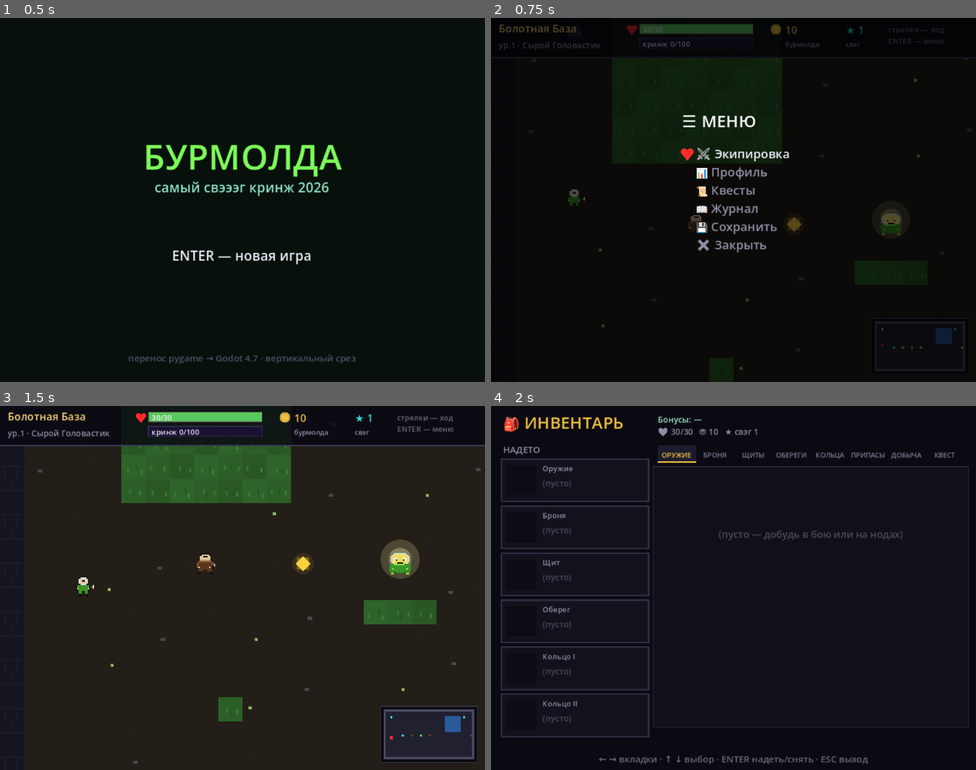
Above: before the commit, frames 1-4 (two rows, left to right).
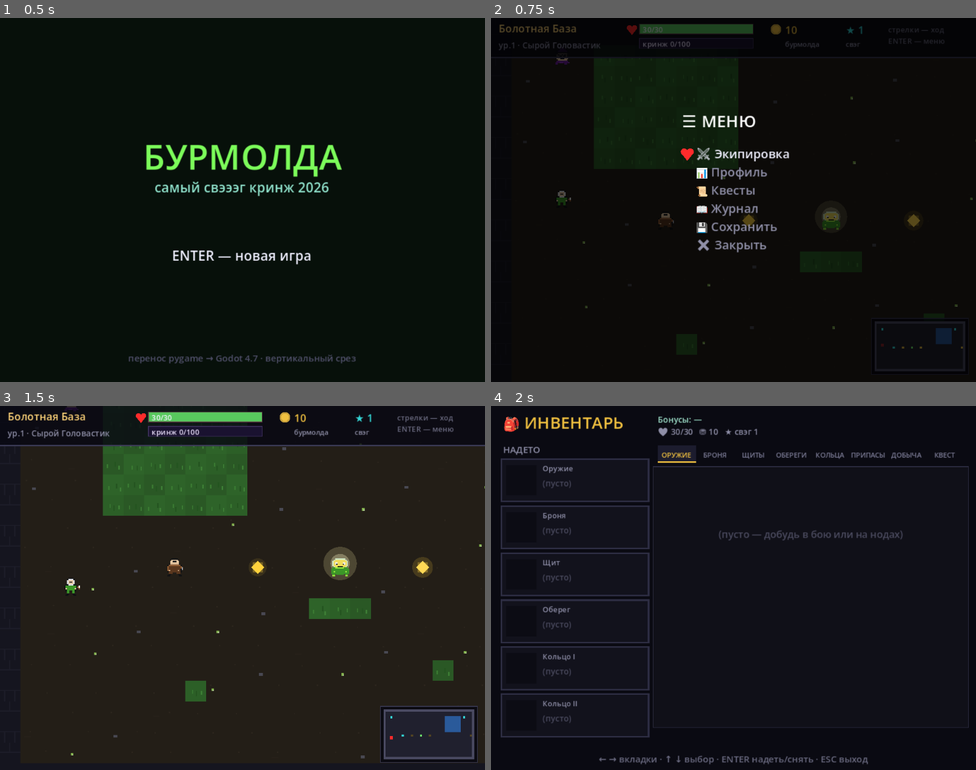
Above: after the commit, the same moments.

Repository: Arkorij/NewBurmolda
Game: Godot game, scene res://scenes/Main.tscn
Two runs of this game, one before a commit and one after it. Both use one fixed random seed, a clock stepped at 60 frames per second and the inputs below.
Inputs:
- Up to frame 1 (0.5 s): no input
- Up to frame 2 (0.75 s): tap Enter (ui_accept) at 0.5 s; hold Right (ui_right) from 0.53 s (still down); hold Enter (ui_accept) from 0.53 s (still down); tap C at 0.6 s
- Up to frame 3 (1.5 s): release Right (ui_right) at 1.28 s; release Enter (ui_accept) at 1.28 s; hold Down (ui_down) from 1.28 s (still down); tap Enter (ui_accept) at 1.35 s
- Up to frame 4 (2 s): keep holding Down (ui_down); tap Enter (ui_accept) at 1.52, 1.82 s; tap C at 1.55 s

Frame 1 is identical in both runs. In frame 2, 1.2% of the frame differs, in the area x 13-100%, y 11-98%; in frame 3, 7.6%, in the area x 6-100%, y 0-99%; in frame 4, nothing differs.

Commit message:
Растянуть игру под любое соотношение сторон окна, камеру — чуть дальше
Игра была заперта в 4:3 (stretch aspect=keep, чёрные полосы) и слишком
близком зуме x2. Теперь aspect=expand: окно свободно тянется (минимум
640x480), надмир показывает больше мира (лимиты камеры от размера окна),
HUD — на всю ширину, миникарта — в настоящем углу окна. Экранные сцены
(бой/диалоги/инвентарь/шахта/постер/мини-игры/журналы/меню) свёрстаны в
базовой рамке 640x480 и центрируются новым ScreenFit с фоном на всё окно —
дыр по краям нет; тряска арены и лучи постера учитывают новую геометрию.
Зум камеры смягчён до x1.7 — обзор шире, но не «мелко». Правило для новых
экранов записано в ГРАБЛИ.md; скриншотер снимает контрольные кадры 16:9.

Co-authored-by: Tonics42 <artembigrussia@gmail.com>

Diff:
--- a/project.godot
+++ b/project.godot
@@ -17,8 +17,9 @@
 window/size/viewport_height=480
 window/size/window_width_override=1280
 window/size/window_height_override=960
+window/size/resizable=true
 window/stretch/mode="canvas_items"
-window/stretch/aspect="keep"
+window/stretch/aspect="expand"
 
 [rendering]
 renderer/rendering_method="gl_compatibility"
--- a/scripts/scenes/battle_scene.gd
+++ b/scripts/scenes/battle_scene.gd
@@ -176,6 +176,7 @@
 
 
 func _ready() -> void:
+    ScreenFit.attach(self)          # контент 640x480 центруется в окне любого формата
     player = GameState.player
     battle = Battle.new(player, boss_key, enemy, danger)
     _init_fight_ai()
@@ -528,7 +529,10 @@
 func _process(delta: float) -> void:
     if _shake > 0.0:
         _shake = maxf(0.0, _shake - 26.0 * delta)
-        position = Vector2(randf_range(-1.0, 1.0), randf_range(-1.0, 1.0)) * _shake
+        position = ScreenFit.offset(self) \
+                + Vector2(randf_range(-1.0, 1.0), randf_range(-1.0, 1.0)) * _shake
+    elif position != ScreenFit.offset(self):
+        position = ScreenFit.offset(self)    # после тряски — назад в центр окна
     elif position != Vector2.ZERO:
         position = Vector2.ZERO
     _evade_t = maxf(0.0, _evade_t - delta)
@@ -830,7 +834,7 @@
 
 # ─────────────── отрисовка ───────────────
 func _draw() -> void:
-    draw_rect(Rect2(0, 0, 640, 480), Color("#0a0a12"), true)
+    ScreenFit.backdrop(self, Color("#0a0a12"))
     var ekey: String = boss_key if (boss_key != null and Sprites.has(boss_key)) else Sprites.mob_key(battle.ename)
     Sprites.draw_grid(self, Rect2(268, 44, 104, 96), ekey)
     if phase != Phase.BULLETS:
@@ -881,4 +885,4 @@
 
 func _draw_flash() -> void:
     if _hitflash > 0.0:
-        draw_rect(Rect2(0, 0, 640, 480), Color(1, 1, 1, _hitflash * 2.2), true)
+        ScreenFit.backdrop(self, Color(1, 1, 1, _hitflash * 2.2))
--- a/scripts/scenes/blacksmith_scene.gd
+++ b/scripts/scenes/blacksmith_scene.gd
@@ -15,10 +15,7 @@
 
 func _ready() -> void:
     player = GameState.player
-    var bg := ColorRect.new()
-    bg.color = Color("#120c0a")
-    bg.set_anchors_preset(Control.PRESET_FULL_RECT)
-    add_child(bg)
+    ScreenFit.attach(self, Color("#120c0a"))
     _lbl("🔨 КУЗНЕЦ", 24, Vector2(24, 20), 400, HORIZONTAL_ALIGNMENT_LEFT, Color("#f0997b"))
     speech = _lbl("«Гляди, што выковал. Дорого. Куёт — не гладит.»", 15,
                   Vector2(24, 60), 592, HORIZONTAL_ALIGNMENT_LEFT, Color("#f5c4b3"))
--- a/scripts/scenes/dungeon_scene.gd
+++ b/scripts/scenes/dungeon_scene.gd
@@ -85,6 +85,7 @@
 
 
 func _ready() -> void:
+    ScreenFit.attach(self)
     font = ThemeDB.fallback_font
     info = Label.new()
     info.position = Vector2(12, 6)
@@ -601,7 +602,7 @@
 
 
 func _draw() -> void:
-    draw_rect(Rect2(0, 0, 640, 480), Color("#0b0810"), true)
+    ScreenFit.backdrop(self, Color("#0b0810"))
     if st.is_empty():
         return
     var pal := _pal()
--- a/scripts/scenes/echo_scene.gd
+++ b/scripts/scenes/echo_scene.gd
@@ -20,6 +20,7 @@
 
 
 func _ready() -> void:
+    ScreenFit.attach(self)
     _lbl("🎵 ЭХО БОЛОТА", 26, 66, Color("#35d6d6"))
     info_lbl = _lbl("Смотри и повторяй эхо стрелками.", 15, 396, Color("#9090a8"))
     set_process(true)
@@ -111,7 +112,7 @@
 
 
 func _draw() -> void:
-    draw_rect(Rect2(0, 0, 640, 480), Color("#0a1014"), true)
+    ScreenFit.backdrop(self, Color("#0a1014"))
     for k in PADS:
         var col := Color("#35d6d6") if flash == k else Color("#183038")
         draw_rect(PADS[k], col, true)
--- a/scripts/scenes/gather_scene.gd
+++ b/scripts/scenes/gather_scene.gd
@@ -20,6 +20,7 @@
 
 
 func _ready() -> void:
+    ScreenFit.attach(self)
     info = DataDB.node_info.get(node_type, {})
     res_list = info.get("resources", [])
     title_lbl = _lbl("%s  %s" % [info.get("emoji", ""), info.get("title", "ДОБЫЧА")], 26, 90, Color("#f0c040"))
@@ -104,7 +105,7 @@
 
 
 func _draw() -> void:
-    draw_rect(Rect2(0, 0, 640, 480), Color("#0a0a12"), true)
+    ScreenFit.backdrop(self, Color("#0a0a12"))
     if phase == "summary":
         return
     draw_rect(BAR, Color("#222232"), true)
--- a/scripts/scenes/inventory_scene.gd
+++ b/scripts/scenes/inventory_scene.gd
@@ -38,6 +38,7 @@
 
 
 func _ready() -> void:
+    ScreenFit.attach(self)
     player = GameState.player
     font = ThemeDB.fallback_font
     set_process_unhandled_input(true)
@@ -177,7 +178,7 @@
 
 
 func _draw() -> void:
-    draw_rect(Rect2(0, 0, 640, 480), Color("#0a0a12"), true)
+    ScreenFit.backdrop(self, Color("#0a0a12"))
     draw_string(font, Vector2(16, 30), "🎒 ИНВЕНТАРЬ",
                 HORIZONTAL_ALIGNMENT_LEFT, -1, 22, Color("#f0c040"))
     _draw_summary()
--- a/scripts/scenes/journal_scene.gd
+++ b/scripts/scenes/journal_scene.gd
@@ -10,10 +10,7 @@
 
 func _ready() -> void:
     facts = DataDB.phrase("SWAMP_FACTS")
-    var bg := ColorRect.new()
-    bg.color = Color("#07100a")
-    bg.set_anchors_preset(Control.PRESET_FULL_RECT)
-    add_child(bg)
+    ScreenFit.attach(self, Color("#07100a"))
     _lbl("📖 ЖУРНАЛ БОЛОТА", 24, Vector2(0, 40), Color("#8fe1cb"))
     body = _lbl("", 17, Vector2(0, 170), Color("#dfe7ef"))
     body.size = Vector2(560, 200)
--- a/scripts/scenes/main.gd
+++ b/scripts/scenes/main.gd
@@ -3,6 +3,11 @@
 ## иначе (пока каркас) печатает статус загруженных данных.
 
 func _ready() -> void:
+    # окно свободно растягивается (stretch=expand), но не меньше базовой рамки
+    # вёрстки 640x480 — иначе экранам не хватит места
+    get_window().min_size = Vector2i(640, 480)
+    # за краями карт/рамок в широком окне виден clear color — пусть будет тёмным
+    RenderingServer.set_default_clear_color(Color("#0b0a10"))
     if "--test" in OS.get_cmdline_user_args():
         get_tree().call_deferred("change_scene_to_file", "res://tests/TestRunner.tscn")
         return
--- a/scripts/scenes/npc_scene.gd
+++ b/scripts/scenes/npc_scene.gd
@@ -35,6 +35,7 @@
 
 
 func _ready() -> void:
+    ScreenFit.attach(self)
     cfg = DataDB.npcs[kind]
     player = GameState.player
     options_data = cfg.get("options", [])
@@ -115,7 +116,7 @@
 
 
 func _draw() -> void:
-    draw_rect(Rect2(0, 0, 640, 480), Color("#0a0a12"), true)
+    ScreenFit.backdrop(self, Color("#0a0a12"))
     draw_rect(Rect2(20, 56, 128, 128), Color("#14141f"), true)
     Sprites.draw_npc(self, Rect2(24, 60, 120, 120), kind)
 
--- a/scripts/scenes/overworld.gd
+++ b/scripts/scenes/overworld.gd
@@ -16,7 +16,7 @@
 var cam: Camera2D
 var hud: HudPanel                # верхняя панель: HP/кринж-полосы, бурмолда, свэг
 var minimap: Minimap             # миникарта локации (правый нижний угол)
-const CAM_ZOOM := 2.0            # приближение камеры (тайлы 16px → видимые 32px)
+const CAM_ZOOM := 1.7            # приближение камеры (тайлы видимые ~27px)
 var overlay: CanvasLayer
 var mobs: Array = []             # видимые ходячие мобы: [{pos: Vector2i, enemy: [...]}]
 var wanderers: Array = []        # блуждающие NPC: [{pos: Vector2i, kind: String}]
@@ -56,7 +56,15 @@
     if lid == null or not DataDB.locations.has(lid):
         lid = DataDB.loc_index.get("start", "base")
     load_location(lid)
+    get_viewport().size_changed.connect(_on_viewport_resized)
     set_process_unhandled_input(true)
+
+
+func _on_viewport_resized() -> void:
+    ## Окно растянули — пересчитать лимиты камеры под новую видимую область.
+    if not grid.is_empty():
+        _update_camera()
+        queue_redraw()
 
 
 func load_location(id: String, from_id := "") -> void:
@@ -518,11 +526,7 @@
 func _open_menu() -> void:
     busy = true
     var panel := Control.new()
-    panel.set_anchors_preset(Control.PRESET_FULL_RECT)
-    var dim := ColorRect.new()
-    dim.color = Color(0, 0, 0, 0.66)
-    dim.set_anchors_preset(Control.PRESET_FULL_RECT)
-    panel.add_child(dim)
+    ScreenFit.attach(panel, Color(0, 0, 0, 0.66))   # затемнение на всё окно
     var title := Label.new()
     title.text = "☰ МЕНЮ"
     title.position = Vector2(252, 120)
@@ -607,9 +611,11 @@
 # ─────────────── камера / HUD ───────────────
 func _update_camera() -> void:
     cam.position = Vector2(ppos.x * TILE + TILE * 0.5, ppos.y * TILE + TILE * 0.5)
-    # карта меньше видимой области (из-за зума) — центрируем её, а не липнем к углу
-    var vw := 640.0 / CAM_ZOOM
-    var vh := 480.0 / CAM_ZOOM
+    # карта меньше видимой области (зум/широкое окно) — центрируем, а не липнем к углу;
+    # размер видимой области берём из окна (stretch=expand, любое соотношение сторон)
+    var vs := get_viewport_rect().size
+    var vw := vs.x / CAM_ZOOM
+    var vh := vs.y / CAM_ZOOM
     var mw := float(int(grid[0].length()) * TILE)
     var mh := float(grid.size() * TILE)
     if mw < vw:
--- a/scripts/scenes/overworld_debug.gd
+++ b/scripts/scenes/overworld_debug.gd
@@ -151,11 +151,7 @@
 # ─────────────── общий UI-хелпер (полупрозрачная панель + заголовок) ───────────────
 static func _panel(title_text: String) -> Control:
     var panel := Control.new()
-    panel.set_anchors_preset(Control.PRESET_FULL_RECT)
-    var dim := ColorRect.new()
-    dim.color = Color(0, 0, 0, 0.8)
-    dim.set_anchors_preset(Control.PRESET_FULL_RECT)
-    panel.add_child(dim)
+    ScreenFit.attach(panel, Color(0, 0, 0, 0.8))    # затемнение на всё окно
     var title := Label.new()
     title.text = title_text
     title.position = Vector2(70, 52)
--- a/scripts/scenes/poster_scene.gd
+++ b/scripts/scenes/poster_scene.gd
@@ -14,6 +14,7 @@
 
 
 func _ready() -> void:
+    ScreenFit.attach(self)
     set_process(true)
     set_process_unhandled_input(true)
 
@@ -24,20 +25,23 @@
 
 
 func _draw() -> void:
-    # ── фон: почти чёрный с тёмным градиентом цвета босса ──
-    draw_rect(Rect2(0, 0, 640, 480), Color("#050308"), true)
+    # ── фон: почти чёрный с тёмным градиентом цвета босса (на всё окно) ──
+    ScreenFit.backdrop(self, Color("#050308"))
+    var vs := get_viewport_rect().size
     for i in range(6):
         var a := 0.05 - i * 0.007
-        draw_rect(Rect2(0, 90 + i * 40, 640, 40), Color(color.r, color.g, color.b, maxf(a, 0.0)), true)
+        draw_rect(Rect2(-position.x, 90 + i * 40, vs.x, 40),
+                  Color(color.r, color.g, color.b, maxf(a, 0.0)), true)
 
-    # ── вращающиеся лучи из центра ──
+    # ── вращающиеся лучи из центра (длина — до краёв любого окна) ──
     var c := Vector2(320, 208)
+    var ray := maxf(vs.x, vs.y) * 0.72
     for k in range(10):
         var a0 := _t * 0.35 + k * TAU / 10.0
         var pts := PackedVector2Array([
             c,
-            c + Vector2.from_angle(a0) * 340.0,
-            c + Vector2.from_angle(a0 + 0.14) * 340.0])
+            c + Vector2.from_angle(a0) * ray,
+            c + Vector2.from_angle(a0 + 0.14) * ray])
         draw_colored_polygon(pts, Color(color.r, color.g, color.b, 0.05))
 
     # ── пульсирующий ореол + тень-постамент ──
--- a/scripts/scenes/questlog_scene.gd
+++ b/scripts/scenes/questlog_scene.gd
@@ -6,10 +6,7 @@
 
 func _ready() -> void:
     var p := GameState.player
-    var bg := ColorRect.new()
-    bg.color = Color("#0a0a12")
-    bg.set_anchors_preset(Control.PRESET_FULL_RECT)
-    add_child(bg)
+    ScreenFit.attach(self, Color("#0a0a12"))
     _lbl("📜 КВЕСТЫ", 24, Vector2(24, 20), 400, HORIZONTAL_ALIGNMENT_LEFT, Color("#f0c040"))
     var lines: Array = [Quests.main_goal(p), ""]
     if p.quests.is_empty():
--- a/scripts/scenes/title.gd
+++ b/scripts/scenes/title.gd
@@ -6,10 +6,7 @@
 
 func _ready() -> void:
     font = ThemeDB.fallback_font
-    var bg := ColorRect.new()
-    bg.color = Color("#07100a")
-    bg.set_anchors_preset(Control.PRESET_FULL_RECT)
-    add_child(bg)
+    ScreenFit.attach(self, Color("#07100a"))   # фон на всё окно, контент по центру
     _big(DataDB.balance.get("GAME_TITLE", "БУРМОЛДА"), 46, 150, Color("#7CFC5A"))
     _big(DataDB.balance.get("GAME_SUBTITLE", "самый свэг кринж"), 18, 210, Color("#8fe1cb"))
     _big("ENTER — новая игра", 18, 300, Color("#f0f0ff"))
--- a/scripts/ui/hud.gd
+++ b/scripts/ui/hud.gd
@@ -11,7 +11,7 @@
 
 
 func _ready() -> void:
-    size = Vector2(640, H + 20)
+    set_anchors_preset(Control.PRESET_FULL_RECT)   # окно любой ширины
     mouse_filter = Control.MOUSE_FILTER_IGNORE
 
 
@@ -38,10 +38,11 @@
 func _draw() -> void:
     var font := ThemeDB.fallback_font
     var p := GameState.player
+    var vw := get_viewport_rect().size.x
 
-    # подложка + нижняя каёмка
-    draw_rect(Rect2(0, 0, 640, H), Color(0.03, 0.03, 0.07, 0.82), true)
-    draw_line(Vector2(0, H), Vector2(640, H), Color("#3a3a55"), 2.0)
+    # подложка + нижняя каёмка — на всю ширину окна
+    draw_rect(Rect2(0, 0, vw, H), Color(0.03, 0.03, 0.07, 0.82), true)
+    draw_line(Vector2(0, H), Vector2(vw, H), Color("#3a3a55"), 2.0)
 
     # ── локация + ранг/уровень (слева) ──
     draw_string(font, Vector2(10, 19), loc_name,
@@ -83,10 +84,10 @@
     draw_string(font, Vector2(sx, 38), "свэг",
                 HORIZONTAL_ALIGNMENT_LEFT, -1, 9, Color("#8f8fa8"))
 
-    # ── подсказка управления (справа) ──
-    draw_string(font, Vector2(524, 19), "стрелки — ход",
+    # ── подсказка управления (прижата к правому краю окна) ──
+    draw_string(font, Vector2(vw - 116.0, 19), "стрелки — ход",
                 HORIZONTAL_ALIGNMENT_LEFT, 112, 10, Color("#6a6a80"))
-    draw_string(font, Vector2(524, 34), "ENTER — меню",
+    draw_string(font, Vector2(vw - 116.0, 34), "ENTER — меню",
                 HORIZONTAL_ALIGNMENT_LEFT, 112, 10, Color("#6a6a80"))
 
     # ── тост-сообщение под панелью ──
--- a/scripts/ui/minimap.gd
+++ b/scripts/ui/minimap.gd
@@ -41,7 +41,8 @@
     var cell := clampf(minf(MAX_W / float(gw), MAX_H / float(gh)), 1.0, 3.0)
     var pw := float(gw) * cell
     var ph := float(gh) * cell
-    var origin := Vector2(640.0 - pw - PAD - 10.0, 480.0 - ph - PAD - 10.0)
+    var vs := get_viewport_rect().size
+    var origin := Vector2(vs.x - pw - PAD - 10.0, vs.y - ph - PAD - 10.0)
     # подложка + рамка
     draw_rect(Rect2(origin - Vector2(PAD, PAD), Vector2(pw + PAD * 2, ph + PAD * 2)),
               Color(0.02, 0.02, 0.06, 0.78), true)
--- /dev/null
+++ b/scripts/ui/screen_fit.gd
@@ -0,0 +1,50 @@
+extends Node
+class_name ScreenFit
+## Адаптация UI-экранов к ЛЮБОМУ соотношению сторон окна (stretch = expand):
+## контент экрана свёрстан в базовой рамке 640x480 — ScreenFit центрует её в
+## окне и (опционально) держит фоновый ColorRect на ВСЁ окно, чтобы по краям
+## не было дыр. Использование: ScreenFit.attach(self, Color("#0a0a12")) в
+## _ready сцены; сцены, рисующие фон сами в _draw, зовут attach(self) без
+## цвета и ScreenFit.backdrop(self, цвет) первым делом в _draw.
+
+const BASE := Vector2(640, 480)      # базовая рамка вёрстки всех экранов
+
+var root: Control
+var bg: ColorRect = null
+
+
+static func attach(r: Control, bg_col := Color(0, 0, 0, 0)) -> ScreenFit:
+    var f := ScreenFit.new()
+    f.root = r
+    if bg_col.a > 0.0:
+        f.bg = ColorRect.new()
+        f.bg.color = bg_col
+        r.add_child(f.bg)
+        r.move_child(f.bg, 0)
+    r.add_child(f)
+    return f
+
+
+static func offset(ctrl: Control) -> Vector2:
+    ## Смещение центрированной рамки BASE в текущем окне (для ручных сдвигов —
+    ## например, тряска боевой арены должна трястись ВОКРУГ этого смещения).
+    return ((ctrl.get_viewport_rect().size - BASE) * 0.5).floor()
+
+
+static func backdrop(ctrl: Control, col: Color) -> void:
+    ## Залить ВСЁ окно фоном из _draw сцены (координаты локальные, поэтому
+    ## компенсируем сдвиг центрирования).
+    ctrl.draw_rect(Rect2(-ctrl.position, ctrl.get_viewport_rect().size), col, true)
+
+
+func _ready() -> void:
+    _refit()
+    get_viewport().size_changed.connect(_refit)
+
+
+func _refit() -> void:
+    var vs: Vector2 = root.get_viewport_rect().size
+    root.position = ((vs - BASE) * 0.5).floor()
+    if bg != null:
+        bg.position = -root.position
+        bg.size = vs
--- a/tests/run_tests.gd
+++ b/tests/run_tests.gd
@@ -832,10 +832,25 @@
             spawned = true
     check(spawned, "F2 → вызов боя с боссом спавнит Battle-арену")
     # зум камеры и миникарта
-    check(ow.cam.zoom == Vector2(2, 2), "камера приближена (зум x2)")
+    check(ow.cam.zoom == Vector2(ow.CAM_ZOOM, ow.CAM_ZOOM) and ow.CAM_ZOOM == 1.7,
+          "камера приближена (зум x1.7 — чуть дальше, чем x2)")
     check(is_instance_valid(ow.minimap) and ow.minimap.ow == ow,
           "миникарта подключена к надмиру")
     ow.free()
+    # адаптивное окно: expand-стретч + центрирование экранов ScreenFit
+    check(str(ProjectSettings.get_setting("display/window/stretch/aspect")) == "expand",
+          "stretch/aspect = expand (окно любого соотношения сторон)")
+    var bs2 = load("res://scenes/Blacksmith.tscn").instantiate()
+    add_child(bs2)
+    var fit_bg: ColorRect = null
+    for c in bs2.get_children():
+        if c is ColorRect and c.size == bs2.get_viewport_rect().size:
+            fit_bg = c
+    check(fit_bg != null and bs2.get_child(0) == fit_bg,
+          "ScreenFit: фон кузнеца растянут на всё окно (нижним слоем)")
+    check(bs2.position == ScreenFit.offset(bs2),
+          "ScreenFit: контент 640x480 отцентрован в окне")
+    bs2.free()
 
 
 func _test_story1() -> void:
--- a/tests/shot.gd
+++ b/tests/shot.gd
@@ -176,6 +176,24 @@
     await _save("08_dungeon_chests")
     dg.free()
 
+    # ── адаптивность: те же экраны в окне 16:9 (stretch=expand) ──
+    get_window().size = Vector2i(1136, 640)
+    await _wait()
+    var oww = load("res://scenes/Overworld.tscn").instantiate(); add_child(oww)
+    await _wait(); await get_tree().create_timer(0.4).timeout
+    await _save("11_wide_overworld")
+    oww.free()
+    var bw = load("res://scenes/Battle.tscn").instantiate()
+    bw.boss_key = "kalitin"
+    add_child(bw)
+    await _wait()
+    bw._begin_bullets()
+    await get_tree().create_timer(0.8).timeout
+    await _save("11_wide_battle")
+    bw.free()
+    var invw = load("res://scenes/Inventory.tscn").instantiate(); add_child(invw)
+    await _wait(); await _save("11_wide_inventory"); invw.free()
+
     print("SHOTS DONE")
     get_tree().quit()
 
Not shown, added: scripts/ui/screen_fit.gd.uid
Not shown, changed: АРХИТЕКТУРА.md
Not shown, changed: ГРАБЛИ.md
Not shown, changed: ИДЕИ.md
Not shown, changed: РАЗРАБОТКА.md
